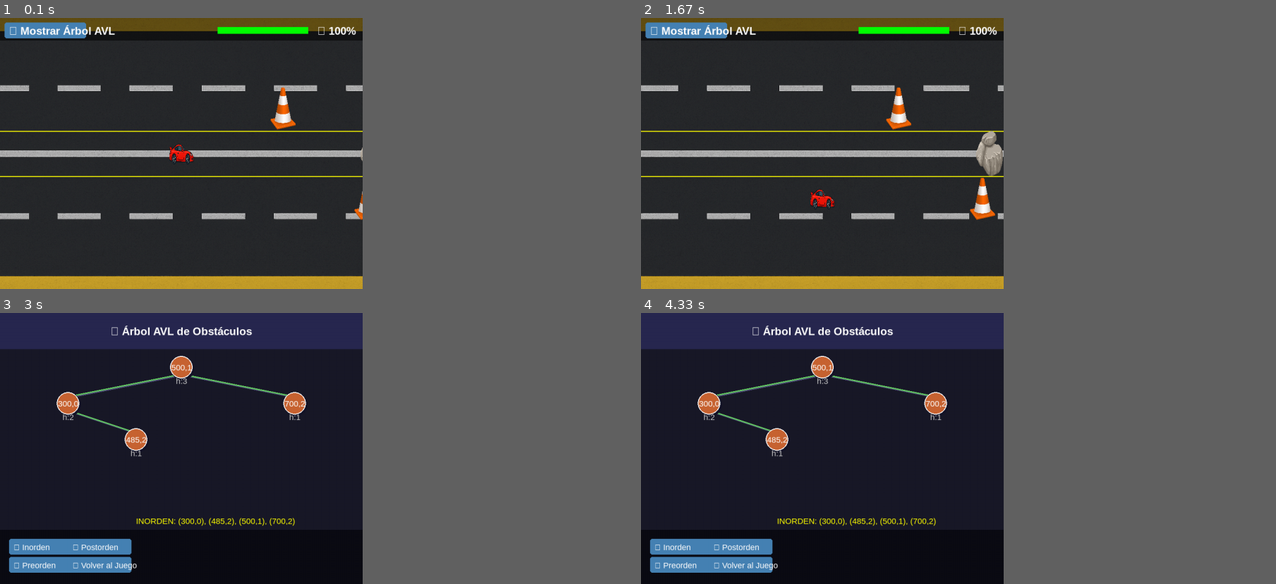
Above: before the commit, frames 1-4 (two rows, left to right).
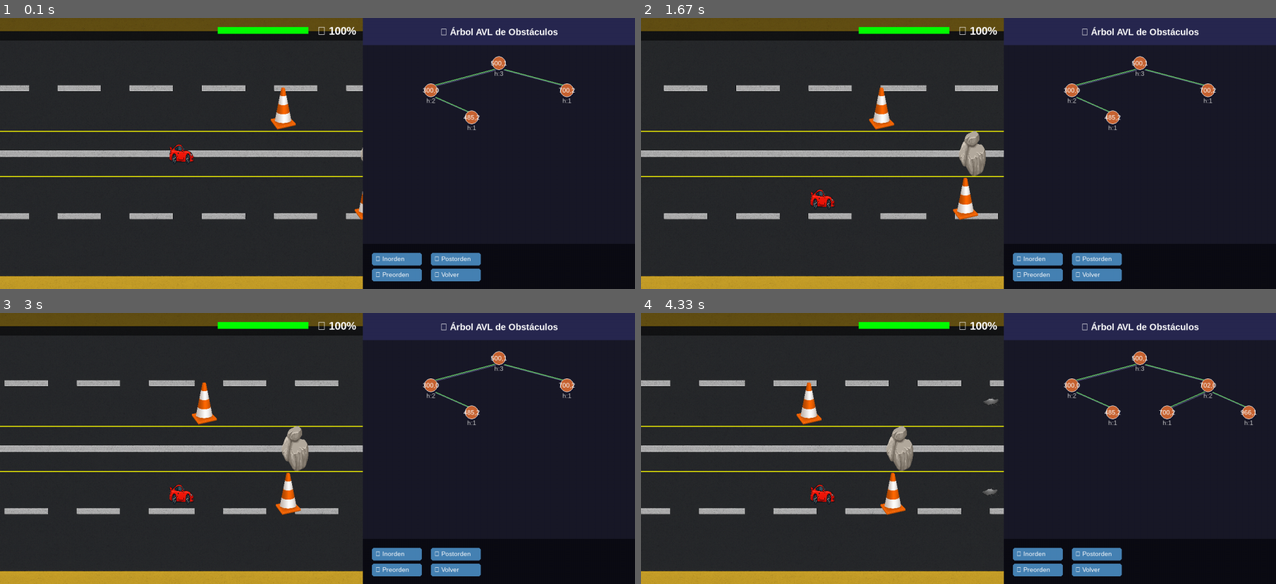
Above: after the commit, the same moments.

Repository: Nevet21/ProyectoEstructuras
Game: pygame game, started from Main.py
Two runs of this game, one before a commit and one after it. Both use one fixed random seed, a clock stepped at 60 frames per second and the inputs below.
Inputs (mouse positions are in pixels of both pictures, inside the frame that each line leads up to):
- Up to frame 1 (0.1 s): no input
- Up to frame 2 (1.67 s): press the mouse at (685, 28) at 0.37 s; move the mouse to (825, 88) at 0.47 s; release the mouse at (958, 150) at 0.6 s; press the mouse at (679, 251) at 0.7 s; move the mouse to (768, 251) at 0.8 s; release the mouse at (856, 251) at 0.93 s; hold Esc 1-1.47 s; hold Down 1-1.47 s; tap G at 1.5 s
- Up to frame 3 (3 s): press the mouse at (44, 323) at 1.87 s; move the mouse to (120, 388) at 1.97 s; release the mouse at (196, 448) at 2.1 s; click (101, 565) at 2.22 s, where only the run before the commit has a clickable "🎮 Volver al Juego"; tap Space at 2.5 s; press the mouse at (44, 323) at 2.87 s; move the mouse to (95, 424) at 2.97 s
- Up to frame 4 (4.33 s): release the mouse at (787, 521) at 3.1 s; press the mouse at (685, 323) at 3.2 s; move the mouse to (780, 340) at 3.3 s; release the mouse at (869, 353) at 3.43 s; click (672, 565) at 3.55 s, where only the run before the commit has a clickable "📊 Preorden"; press the mouse at (679, 546) at 3.87 s; move the mouse to (806, 445) at 3.97 s; release the mouse at (933, 345) at 4.1 s
In our replay, the window is 514x385 before the commit and 900x385 after it. These sizes can differ from the game's own. Grey fills any space a smaller window leaves; there, only what the larger window draws over its background counts as a difference.

The runs differ from the first frame. In frame 1, 7.3% of the frame differs, in the area x 0-100%, y 0-100%; in frame 2, 11%; in frame 3, 32%; in frame 4, 32%.

Commit message:
separacion del arbol y del juego

Diff:
--- a/gui/GUIArbolAVL.py
+++ b/gui/GUIArbolAVL.py
@@ -5,90 +5,87 @@
     def __init__(self, screen_width, screen_height):
         self.screen_width = screen_width
         self.screen_height = screen_height
-        self.font = pygame.font.SysFont("Arial", 24, bold=True)
-        self.font_small = pygame.font.SysFont("Arial", 18)
+        # Fuentes más pequeñas
+        self.font = pygame.font.SysFont("Arial", 20, bold=True)
+        self.font_small = pygame.font.SysFont("Arial", 14)
         self.recorrido_lineas = []
 
     def dibujar_arbol_completo(self, screen, arbol_obstaculos):
-        """EXACTAMENTE igual que antes"""
-        # Fondo azul oscuro
         screen.fill((25, 25, 40))
 
         # Header
-        header = pygame.Surface((self.screen_width, 80))
+        header = pygame.Surface((self.screen_width, 60))
         header.fill((40, 40, 80))
         screen.blit(header, (0, 0))
 
         # Título
         titulo = self.font.render("🌳 Árbol AVL de Obstáculos", True, (255, 255, 255))
-        titulo_rect = titulo.get_rect(center=(self.screen_width//2, 40))
+        titulo_rect = titulo.get_rect(center=(self.screen_width//2, 30))
         screen.blit(titulo, titulo_rect)
 
         # Árbol
         if arbol_obstaculos and arbol_obstaculos.raiz:
+            # separación inicial más pequeña
             self.dibujar_arbol_recursivo(screen, arbol_obstaculos.raiz,
-                                       self.screen_width//2, 120, 250)
+                                         self.screen_width//2, 100, 150)
 
         # Panel inferior
-        panel_inferior = pygame.Surface((self.screen_width, 120), pygame.SRCALPHA)
+        panel_inferior = pygame.Surface((self.screen_width, 100), pygame.SRCALPHA)
         panel_inferior.fill((0, 0, 0, 128))
-        screen.blit(panel_inferior, (0, self.screen_height - 120))
+        screen.blit(panel_inferior, (0, self.screen_height - 100))
 
-        # Controles
         self.dibujar_controles_arbol(screen)
 
     def dibujar_arbol_recursivo(self, screen, nodo, x, y, separacion):
-        """EXACTAMENTE igual que antes"""
         if nodo.izquierda:
             nuevo_x = x - separacion
-            nuevo_y = y + 80
-            pygame.draw.line(screen, (80, 80, 120), (x+2, y+17), (nuevo_x+2, nuevo_y-13), 3)
-            pygame.draw.line(screen, (100, 200, 100), (x, y+15), (nuevo_x, nuevo_y-15), 3)
+            nuevo_y = y + 60
+            pygame.draw.line(screen, (80, 80, 120), (x+2, y+12), (nuevo_x+2, nuevo_y-8), 2)
+            pygame.draw.line(screen, (100, 200, 100), (x, y+10), (nuevo_x, nuevo_y-10), 2)
             self.dibujar_arbol_recursivo(screen, nodo.izquierda, nuevo_x, nuevo_y, separacion * 0.6)
 
         if nodo.derecha:
             nuevo_x = x + separacion
-            nuevo_y = y + 80
-            pygame.draw.line(screen, (80, 80, 120), (x+2, y+17), (nuevo_x+2, nuevo_y-13), 3)
-            pygame.draw.line(screen, (100, 200, 100), (x, y+15), (nuevo_x, nuevo_y-15), 3)
+            nuevo_y = y + 60
+            pygame.draw.line(screen, (80, 80, 120), (x+2, y+12), (nuevo_x+2, nuevo_y-8), 2)
+            pygame.draw.line(screen, (100, 200, 100), (x, y+10), (nuevo_x, nuevo_y-10), 2)
             self.dibujar_arbol_recursivo(screen, nodo.derecha, nuevo_x, nuevo_y, separacion * 0.6)
 
-        # Nodo
+        # Nodo más pequeño
+        radio = 15
         color_nodo = (0, 150, 200) if getattr(nodo, 'es_raiz', False) else (200, 100, 50)
-        pygame.draw.circle(screen, (20, 20, 40), (x+3, y+3), 26)
-        pygame.draw.circle(screen, color_nodo, (x, y), 25)
-        pygame.draw.circle(screen, (255, 255, 255), (x, y), 25, 2)
+        pygame.draw.circle(screen, (20, 20, 40), (x+2, y+2), radio+1)
+        pygame.draw.circle(screen, color_nodo, (x, y), radio)
+        pygame.draw.circle(screen, (255, 255, 255), (x, y), radio, 1)
 
         texto_coords = self.font_small.render(f"{nodo.x},{nodo.y}", True, (255, 255, 255))
         texto_rect = texto_coords.get_rect(center=(x, y))
         screen.blit(texto_coords, texto_rect)
 
         altura_texto = self.font_small.render(f"h:{nodo.altura}", True, (200, 200, 200))
-        screen.blit(altura_texto, (x - 12, y + 20))
+        screen.blit(altura_texto, (x - 10, y + radio))
 
     def dibujar_controles_arbol(self, screen):
-        """EXACTAMENTE igual que antes"""
         botones = [
-            ("🔍 Inorden", (20, self.screen_height - 100)),
-            ("📊 Preorden", (20, self.screen_height - 60)),
-            ("📈 Postorden", (150, self.screen_height - 100)),
-            ("🎮 Volver al Juego", (150, self.screen_height - 60))
+            ("🔍 Inorden", (20, self.screen_height - 80)),
+            ("📊 Preorden", (20, self.screen_height - 45)),
+            ("📈 Postorden", (150, self.screen_height - 80)),
+            ("🎮 Volver", (150, self.screen_height - 45))
         ]
 
         for texto, pos in botones:
-            pygame.draw.rect(screen, (70, 130, 180), (pos[0], pos[1], 140, 35), border_radius=5)
+            pygame.draw.rect(screen, (70, 130, 180), (pos[0], pos[1], 110, 28), border_radius=5)
             texto_btn = self.font_small.render(texto, True, (255, 255, 255))
-            screen.blit(texto_btn, (pos[0] + 10, pos[1] + 8))
+            screen.blit(texto_btn, (pos[0] + 8, pos[1] + 5))
 
         if self.recorrido_lineas:
-            y_pos = self.screen_height - 150
+            y_pos = self.screen_height - 120
             for linea in self.recorrido_lineas[-3:]:
                 texto_rec = self.font_small.render(linea, True, (255, 255, 0))
-                screen.blit(texto_rec, (300, y_pos))
-                y_pos += 25
+                screen.blit(texto_rec, (280, y_pos))
+                y_pos += 18
 
     def formatear_recorrido(self, recorrido, tipo):
-        """EXACTAMENTE igual que antes"""
         if not recorrido:
             return ["No hay elementos en el árbol"]
 
@@ -96,7 +93,7 @@
         linea_actual = f"{tipo}: "
 
         for elemento in recorrido:
-            if len(linea_actual + elemento) > 60:
+            if len(linea_actual + elemento) > 40:
                 lineas.append(linea_actual)
                 linea_actual = elemento + ", "
             else:
@@ -108,23 +105,22 @@
         return lineas
 
     def manejar_eventos_arbol(self, event, arbol_obstaculos):
-        """EXACTAMENTE igual que antes"""
         if event.type == pygame.MOUSEBUTTONDOWN:
             x, y = event.pos
 
-            if 20 <= x <= 160:
-                if self.screen_height - 100 <= y <= self.screen_height - 65:
+            if 20 <= x <= 130:
+                if self.screen_height - 80 <= y <= self.screen_height - 52:
                     recorrido = arbol_obstaculos.inorden()
                     self.recorrido_lineas = self.formatear_recorrido(recorrido, "INORDEN")
-                elif self.screen_height - 60 <= y <= self.screen_height - 25:
+                elif self.screen_height - 45 <= y <= self.screen_height - 17:
                     recorrido = arbol_obstaculos.preorden()
                     self.recorrido_lineas = self.formatear_recorrido(recorrido, "PREORDEN")
 
-            if 150 <= x <= 290:
-                if self.screen_height - 100 <= y <= self.screen_height - 65:
+            if 150 <= x <= 260:
+                if self.screen_height - 80 <= y <= self.screen_height - 52:
                     recorrido = arbol_obstaculos.postorden()
                     self.recorrido_lineas = self.formatear_recorrido(recorrido, "POSTORDEN")
-                elif self.screen_height - 60 <= y <= self.screen_height - 25:
+                elif self.screen_height - 45 <= y <= self.screen_height - 17:
                     return "volver"
 
         return None
--- a/gui/GUIManager.py
+++ b/gui/GUIManager.py
@@ -117,11 +117,6 @@
         panel_superior.fill((0, 0, 0, 128))
         screen.blit(panel_superior, (0, 0))
 
-        # Botón (COPIADO)
-        pygame.draw.rect(screen, (70, 130, 180), (10, 10, 180, 35), border_radius=5)
-        texto_boton = self.font.render("🌳 Mostrar Árbol AVL", True, (255, 255, 255))
-        screen.blit(texto_boton, (20, 15))
-
         # Energía (COPIADO)
         energia_texto = self.font.render(f"⚡ {energia}%", True, (255, 255, 255))
         screen.blit(energia_texto, (self.screen_width - 100, 15))
--- a/gui/GamePygame.py
+++ b/gui/GamePygame.py
@@ -3,6 +3,9 @@
 import sys
 import json
 import random
+import threading
+import queue
+import time
 
 sys.path.append(os.path.join(os.path.dirname(__file__), '..'))
 
@@ -11,9 +14,14 @@
 from gui.GUIManager import GUIManager
 
 class GamePygame:
-    def __init__(self, width=800, height=600):
+    def __init__(self, width=1000, height=600):
         pygame.init()
-        self.WIDTH, self.HEIGHT = width, height
+
+        # --- Layout: panel juego (izq) + panel árbol (der)
+        self.GAME_WIDTH = 800   # ancho del área del juego
+        self.TREE_WIDTH = 600  # ancho del panel donde se dibuja el árbol
+        self.WIDTH, self.HEIGHT = self.GAME_WIDTH + self.TREE_WIDTH, height
+
         self.screen = pygame.display.set_mode((self.WIDTH, self.HEIGHT))
         pygame.display.set_caption("Juego Carretera con Árbol AVL")
         self.clock = pygame.time.Clock()
@@ -24,15 +32,25 @@
         # Inicializar juego
         self.juego = self.inicializar_juego(config)
 
-        # Inicializar UI
-        self.gui_manager = GUIManager(self.WIDTH, self.HEIGHT)
-        self.gui_arbol = GUIArbolAVL(self.WIDTH, self.HEIGHT)
-
-        # Estado
-        self.mostrar_arbol = False
+        # Inicializar GUI (pasando tamaños de panel relevantes)
+        self.gui_manager = GUIManager(self.GAME_WIDTH, self.HEIGHT)
+        self.gui_arbol = GUIArbolAVL(self.TREE_WIDTH, self.HEIGHT)
+
+        # Estado del juego
         self.running = True
         self.ultima_generacion_x = 100
 
+        # Cola y lock para comunicación y seguridad entre threads
+        # -> El hilo principal encola tareas para el thread del árbol (por ejemplo insertar)
+        self.tree_queue = queue.Queue()
+        # Lock para proteger acceso concurrente al árbol (lectura/escritura)
+        self.arbol_lock = threading.Lock()
+
+        # Lanzar thread del árbol (daemon para que no bloquee cierre)
+        self.tree_thread = threading.Thread(target=self._arbol_worker, daemon=True)
+        self.tree_thread.start()
+
+    # ------------------ Config y Juego ------------------
     def cargar_configuracion(self, ruta_json):
         try:
             with open(ruta_json, "r") as f:
@@ -45,7 +63,6 @@
 
     def inicializar_juego(self, config):
         conf = config.get("configuraciones", {})
-
         juego = JuegoModel(
             longitud=conf.get("distancia_total", 1000),
             energia_inicial=conf.get("energia_inicial", 100),
@@ -53,12 +70,64 @@
             intervalo=conf.get("tiempo_refresco_ms", 200) / 1000.0,
             config_json=config
         )
-
         return juego
 
+    # --------------- Worker del árbol (thread) ---------------
+    def _arbol_worker(self):
+        """
+        Hilo que procesa pedidos de actualización del árbol.
+        Recibe mensajes desde self.tree_queue en forma de tuplas:
+          ("insertar", value) -> insertar en el AVL
+          ("rebuild_from_list", lista) -> reconstruir/actualizar árbol (ejemplo)
+          ("stop", None) -> parar (no necesario si daemon)
+        """
+        while self.running:
+            try:
+                # Espera por una tarea (timeout para permitir chequear self.running)
+                tarea = self.tree_queue.get(timeout=0.5)
+            except queue.Empty:
+                # Aquí podrías hacer mantenimiento periódico si lo deseas
+                continue
+
+            if tarea is None:
+                continue
+
+            accion, payload = tarea
+
+            try:
+                if accion == "insertar":
+                    # Protegemos al modificar el árbol
+                    with self.arbol_lock:
+                        # asumimos que juego.arbol_obstaculos tiene método insertar
+                        self.juego.arbol_obstaculos.insertar(payload)
+                    # debug
+                    print(f"🌳 [thread] Insertado en AVL: {payload}")
+
+                elif accion == "rebuild_from_list":
+                    # reconstruir o actualizar con una lista de valores (ejemplo)
+                    with self.arbol_lock:
+                        # el método exacto depende de tu implementación del AVL
+                        # Aquí solo damos una idea: vaciar y volver a insertar
+                        try:
+                            self.juego.arbol_obstaculos.clear()  # si existe
+                        except Exception:
+                            pass
+                        for v in payload:
+                            self.juego.arbol_obstaculos.insertar(v)
+                    print("🌳 [thread] Árbol reconstruido desde lista")
+
+                elif accion == "stop":
+                    break
+
+                # marca la tarea como hecha
+                self.tree_queue.task_done()
+
+            except Exception as e:
+                print(f"❌ Error en worker del árbol: {e}")
+
+    # ------------------ Generación obstáculos ------------------
     def generar_obstaculos_dinamicos(self):
         """Genera obstáculos dinámicamente - versión simplificada"""
-        # ✅ FORZAR GENERACIÓN CADA 200 PIXELES
         if self.juego.carro.x >= self.ultima_generacion_x:
             x_min = self.juego.carro.x + 300
             x_max = x_min + 400
@@ -70,22 +139,26 @@
                 carril = random.randint(0, 2)
                 tipo = random.choice(["cono", "roca", "aceite", "hueco"])
                 x_pos = random.randint(x_min, x_max)
-                self.juego.agregar_obstaculo(x_pos, carril, tipo)
+                obst = self.juego.agregar_obstaculo(x_pos, carril, tipo)
+
+                # Encolar inserción al AVL en el thread del árbol (usa x_pos o un id)
+                # El valor que insertes depende de cómo identifiques nodos en tu AVL.
+                # Aquí insertamos x_pos como ejemplo.
+                self.tree_queue.put(("insertar", x_pos))
 
             self.ultima_generacion_x = self.juego.carro.x + 200  # Siguiente en 200px
 
     def verificar_obstaculos_estaticos(self):
-            """Verifica que los obstáculos NO se muevan"""
-            if hasattr(self, 'ultimas_posiciones'):
-                # Comparar con posiciones anteriores
-                for i, obst in enumerate(self.juego.carretera.obstaculos[:3]):
-                    if i < len(self.ultimas_posiciones):
-                        if obst.x != self.ultimas_posiciones[i]:
-                            print(f"❌ ¡ALERTA! Obstáculo {i} se MOVIÓ de {self.ultimas_posiciones[i]} a {obst.x}")
-
-            # Guardar posiciones actuales para la siguiente verificación
-            self.ultimas_posiciones = [obst.x for obst in self.juego.carretera.obstaculos[:3]]
-
+        """Verifica que los obstáculos NO se muevan"""
+        if hasattr(self, 'ultimas_posiciones'):
+            for i, obst in enumerate(self.juego.carretera.obstaculos[:3]):
+                if i < len(self.ultimas_posiciones):
+                    if obst.x != self.ultimas_posiciones[i]:
+                        print(f"❌ ¡ALERTA! Obstáculo {i} se MOVIÓ de {self.ultimas_posiciones[i]} a {obst.x}")
+
+        self.ultimas_posiciones = [obst.x for obst in self.juego.carretera.obstaculos[:3]]
+
+    # ------------------ Eventos ------------------
     def manejar_eventos(self):
         for event in pygame.event.get():
             if event.type == pygame.QUIT:
@@ -94,18 +167,20 @@
 
             if event.type == pygame.KEYDOWN:
                 if event.key == pygame.K_ESCAPE:
-                    self.mostrar_arbol = False
+                    # Si quieres ocultar/mostrar algo, lo manejas aquí
+                    pass
                 elif event.key == pygame.K_r:  # Reiniciar juego
                     self.juego.reiniciar()
                     self.ultima_generacion_x = 100
                     print("🔄 Juego reiniciado")
                 elif event.key == pygame.K_g:
+                    # Forzar generación (y encolar inserciones correspondientes)
                     self.generar_obstaculos_dinamicos()
                 elif event.key == pygame.K_d:
                     print(f"🔍 Carro: X={self.juego.carro.x}, Carril={self.juego.carro.carril}")
                     print(f"🔍 Energía: {self.juego.energia}%, Obstáculos: {len(self.juego.carretera.obstaculos)}")
 
-                # ✅ Controles de movimiento con KEYDOWN
+                # Controles de movimiento con KEYDOWN
                 elif event.key == pygame.K_UP:
                     self.juego.carro.mover_arriba()
                 elif event.key == pygame.K_DOWN:
@@ -113,83 +188,110 @@
                 elif event.key == pygame.K_SPACE:
                     self.juego.carro.saltar()
 
-            # ✅ Manejo de árbol si está activo
-            if self.mostrar_arbol:
-                resultado = self.gui_arbol.manejar_eventos_arbol(event, self.juego.arbol_obstaculos)
-                if resultado == "volver":
-                    self.mostrar_arbol = False
-            else:
-                resultado = self.gui_manager.manejar_eventos_juego(event)
-                if resultado == "mostrar_arbol":
-                    self.mostrar_arbol = True
-
-
+            # Eventos del mouse / interacción: decidir si se envía al panel del árbol
+            if event.type in (pygame.MOUSEBUTTONDOWN, pygame.MOUSEBUTTONUP, pygame.MOUSEMOTION):
+                mouse_x, mouse_y = event.pos
+                if mouse_x > self.GAME_WIDTH:
+                    # Evento para panel árbol -> proteger el acceso al árbol mientras se maneja
+                    with self.arbol_lock:
+                        resultado = self.gui_arbol.manejar_eventos_arbol(event, self.juego.arbol_obstaculos)
+                    # si tu gui_arbol devuelve "rebuild" o algo, lo puedes encolar:
+                    if resultado == "rebuild":
+                        # ejemplo: reconstruir árbol a partir de lista de obstáculos
+                        lista = [o.x for o in self.juego.carretera.obstaculos]
+                        self.tree_queue.put(("rebuild_from_list", lista))
+                else:
+                    # Evento para la UI del juego
+                    self.gui_manager.manejar_eventos_juego(event)
+
+    # ------------------ Actualización por frame ------------------
     def actualizar_juego(self):
-        """Actualización - SIN movimiento de obstáculos"""
-        if self.mostrar_arbol or self.juego.terminado:
+        """Actualización - SIN bloquear dibujo del árbol"""
+        if self.juego.terminado:
             return
 
-        # ✅ SOLO EL CARRO SE MUEVE
+        # Solo el carro se mueve
         self.juego.carro.avanzar()
         self.juego.carro.actualizar_salto()
 
-        # ✅ Generar obstáculos (estáticos)
+        # Generar obstáculos (esto encola inserciones al árbol)
         self.generar_obstaculos_dinamicos()
 
-        # ❌ ¡ELIMINAR CUALQUIER CÓDIGO QUE MUEVA OBSTÁCULOS!
-
-        # ✅ Actualizar visibilidad
+        # (Opcional) verificar que los obstáculos no se muevan
+        self.verificar_obstaculos_estaticos()
+
+        # Actualizar visibilidad y colisiones
         x_min = max(0, self.juego.carro.x - 100)
-        x_max = self.juego.carro.x + self.WIDTH + 200
+        x_max = self.juego.carro.x + self.GAME_WIDTH + 200
         self.juego.actualizar_obstaculos_visibles(x_min, x_max)
         self.juego.verificar_colisiones()
 
-        # ✅ Debug de movimiento
+        # Nota: no esperes la cola del árbol aquí. El thread la procesa.
+        # Si necesitas resultados del thread, podrías usar otra queue de retorno.
+
+        # Debug de movimiento (opcional)
         if pygame.time.get_ticks() % 1000 < 30:
             print("=== VERIFICACIÓN MOVIMIENTO ===")
             print(f"🚗 Carro X: {self.juego.carro.x} (debe AUMENTAR)")
             if self.juego.carretera.obstaculos:
                 obst = self.juego.carretera.obstaculos[0]
                 print(f"📍 Obstáculo X: {obst.x} (debe ser FIJO)")
-                if obst.x < 500:  # Si es menor que 500, se está moviendo
+                if obst.x < 500:
                     print(f"❌ ¡ERROR! Obstáculo se movió a {obst.x}")
 
-
+    # ------------------ Dibujo ------------------
     def dibujar(self):
-        if self.mostrar_arbol:
-            self.gui_arbol.dibujar_arbol_completo(self.screen, self.juego.arbol_obstaculos)
-        else:
-            self.gui_manager.dibujar_juego(self.screen, self.juego)
-
-            # Mostrar mensaje de game over
-            if self.juego.terminado:
-                font = pygame.font.Font(None, 74)
-                text = font.render("GAME OVER", True, (255, 0, 0))
-                text_rect = text.get_rect(center=(self.WIDTH//2, self.HEIGHT//2))
-                self.screen.blit(text, text_rect)
-
-                font_small = pygame.font.Font(None, 36)
-                restart_text = font_small.render("Presiona R para reiniciar", True, (255, 255, 255))
-                restart_rect = restart_text.get_rect(center=(self.WIDTH//2, self.HEIGHT//2 + 50))
-                self.screen.blit(restart_text, restart_rect)
-
+        # Fondo general
+        self.screen.fill((0, 0, 0))
+
+        # --- Panel del juego (izquierda) ---
+        game_surface = pygame.Surface((self.GAME_WIDTH, self.HEIGHT))
+        self.gui_manager.dibujar_juego(game_surface, self.juego)
+        self.screen.blit(game_surface, (0, 0))
+
+        # --- Panel del árbol (derecha) ---
+        tree_surface = pygame.Surface((self.TREE_WIDTH, self.HEIGHT), pygame.SRCALPHA)
+        tree_surface.fill((30, 30, 30))  # fondo del panel (puedes poner transparente)
+        # Protegemos lectura del árbol mientras lo dibujamos
+        with self.arbol_lock:
+            self.gui_arbol.dibujar_arbol_completo(tree_surface, self.juego.arbol_obstaculos)
+        self.screen.blit(tree_surface, (self.GAME_WIDTH, 0))
+
+        # --- Mensajes por encima del juego (game over) ---
+        if self.juego.terminado:
+            font = pygame.font.Font(None, 74)
+            text = font.render("GAME OVER", True, (255, 0, 0))
+            text_rect = text.get_rect(center=(self.GAME_WIDTH//2, self.HEIGHT//2))
+            self.screen.blit(text, text_rect)
+
+            font_small = pygame.font.Font(None, 36)
+            restart_text = font_small.render("Presiona R para reiniciar", True, (255, 255, 255))
+            restart_rect = restart_text.get_rect(center=(self.GAME_WIDTH//2, self.HEIGHT//2 + 50))
+            self.screen.blit(restart_text, restart_rect)
+
+    # ------------------ Loop principal ------------------
     def run(self):
         print("🎮 Juego iniciado - Controles:")
         print("🎮 Flechas: Moverse, ESPACIO: Saltar")
         print("🎮 R: Reiniciar, G: Generar obstáculos, D: Debug info")
         print("🎮 ESC: Volver al juego")
 
-        while self.running:
-            self.manejar_eventos()
-            self.actualizar_juego()
-            self.dibujar()
-
-            pygame.display.flip()
-            self.clock.tick(30)
-
-        if hasattr(self.juego, 'guardar_partida_actual'):
-            self.juego.guardar_partida_actual()
-        pygame.quit()
+        try:
+            while self.running:
+                self.manejar_eventos()
+                self.actualizar_juego()
+                self.dibujar()
+
+                pygame.display.flip()
+                self.clock.tick(30)
+        finally:
+            # limpieza (si quieres esperar que la cola termine)
+            self.running = False
+            try:
+                self.tree_queue.put(("stop", None))
+            except Exception:
+                pass
+            pygame.quit()
 
 if __name__ == "__main__":
     juego = GamePygame()
